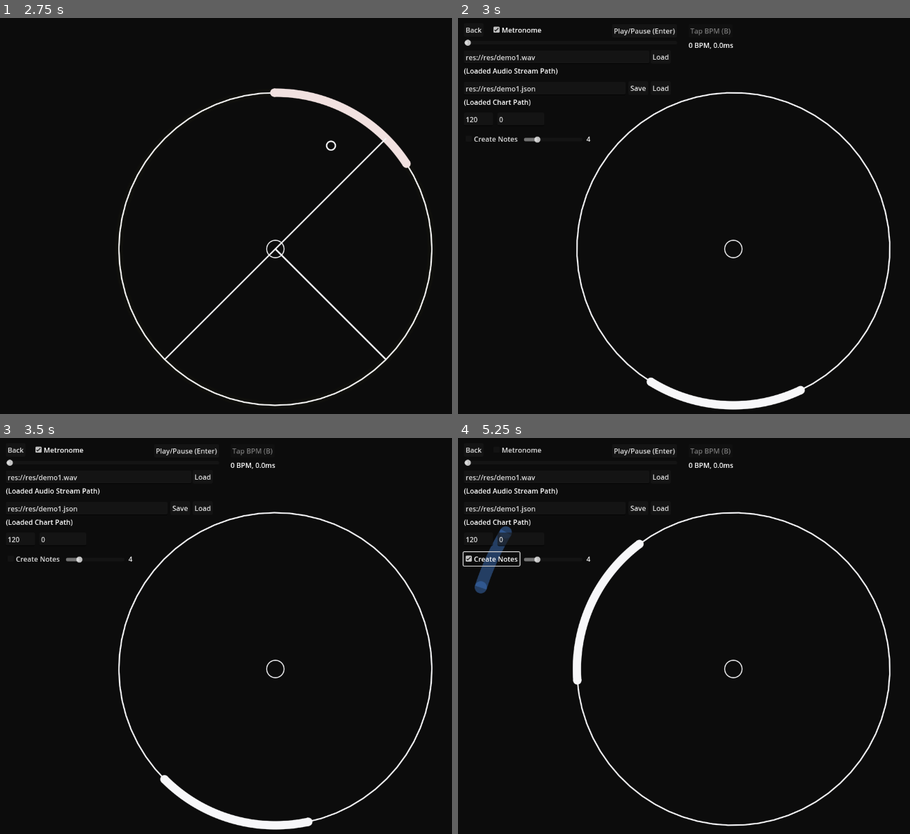
Above: before the commit, frames 1-4 (two rows, left to right).
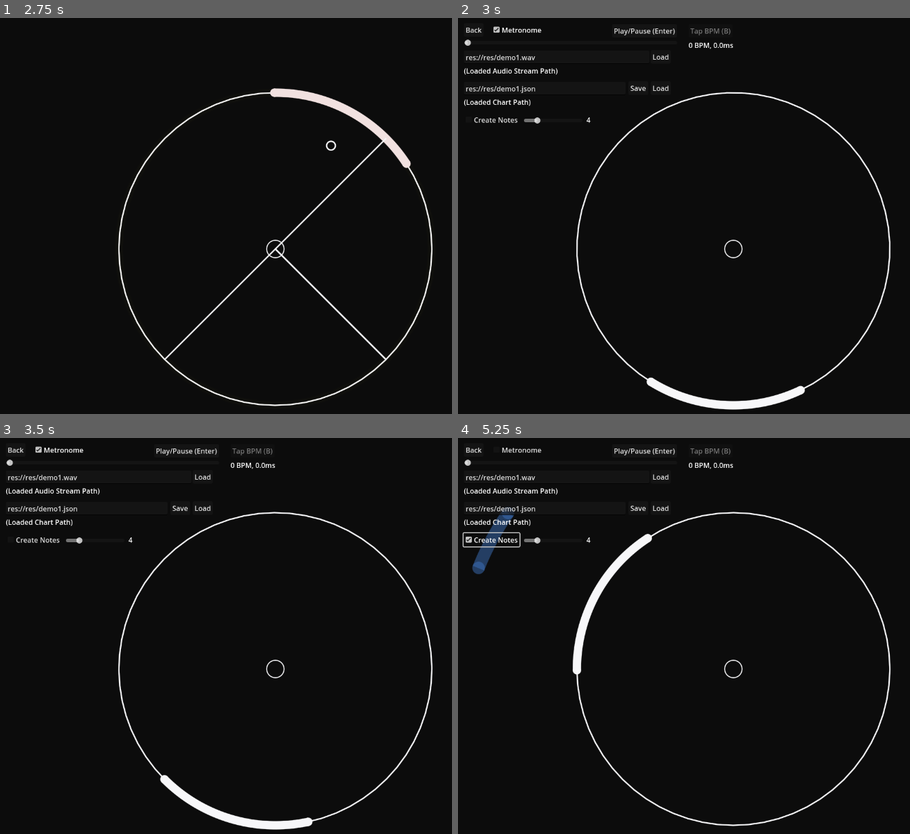
Above: after the commit, the same moments.

Repository: mougeee/marvelous-x
Game: Godot game, scene res://nodes/title_scene.tscn
Same seed, same stepped clock (60 frames per second), same inputs: the game is played once before the commit and once after it. Sound files missing from this copy of the repository are replaced by a short silence.
Inputs (mouse positions are in pixels of both pictures, inside the frame that each line leads up to):
- Up to frame 1 (2.75 s): tap Enter at 0.5 s; move the mouse to (397, 223) at 0.52 s; press the mouse at (397, 223) at 0.53 s; hold D (RightPress) 0.53-1.28 s; move the mouse to (162, 271) at 1.27 s; release the mouse at (162, 271) at 1.28 s; hold S (LeftPress) 1.28-2.03 s; tap A (CriticalPress) at 1.35 s; move the mouse to (329, 144) at 2.02 s; hold D (RightPress) from 2.03 s (still down); tap B (MapTapBPM) at 2.1 s
- Up to frame 2 (3 s): keep holding D (RightPress); move the mouse to (706, 342) at 2.77 s; click (706, 342) at 2.85 s
- Up to frame 3 (3.5 s): keep holding D (RightPress)
- Up to frame 4 (5.25 s): release D (RightPress) at 3.5 s; click "Metronome" at 3.5 s; click "Save" at 4.25 s; click "Create Notes" at 5 s

Frame 1 is identical in both runs. In frame 2, 0.3% of the frame differs, in the area x 1-30%, y 24-32%; in frame 3, 0.3%; in frame 4, 1.5%, in the area x 0-96%, y 17-99%.
Error before the commit: Invalid access of index '-1' on a base object of type: 'Array'. (res://scripts/map_scene.gd:241)
Error after the commit: Invalid access of index '-1' on a base object of type: 'Array'. (res://scripts/map_scene.gd:242)

Commit message:
create save beatmap info feature

Diff:
--- a/nodes/map_scene.tscn
+++ b/nodes/map_scene.tscn
@@ -61,22 +61,6 @@
 
 [node name="Metronome" parent="." instance=ExtResource("4_rn1sg")]
 
-[node name="BPM" type="LineEdit" parent="."]
-offset_left = 20.0
-offset_top = 226.0
-offset_right = 87.0625
-offset_bottom = 257.0
-text = "120"
-placeholder_text = "BPM"
-
-[node name="Offset" type="LineEdit" parent="."]
-offset_left = 97.0
-offset_top = 226.0
-offset_right = 205.0
-offset_bottom = 257.0
-text = "0"
-placeholder_text = "Offset (ms)"
-
 [node name="TapBPMButton" type="Button" parent="."]
 offset_left = 537.0
 offset_top = 22.0
@@ -124,24 +108,24 @@
 
 [node name="CreateNotes" type="CheckBox" parent="."]
 offset_left = 19.0
-offset_top = 271.0
-offset_right = 43.0
-offset_bottom = 295.0
+offset_top = 227.0
+offset_right = 148.0
+offset_bottom = 258.0
 text = "Create Notes"
 
 [node name="CreateNoteCoverage" type="HSlider" parent="."]
 offset_left = 158.0
-offset_top = 280.0
+offset_top = 236.0
 offset_right = 293.0
-offset_bottom = 296.0
+offset_bottom = 252.0
 max_value = 20.0
 value = 4.0
 
 [node name="CreateNoteCoverageLabel" type="Label" parent="."]
 offset_left = 302.0
-offset_top = 275.0
+offset_top = 231.0
 offset_right = 342.0
-offset_bottom = 298.0
+offset_bottom = 254.0
 text = "4"
 
 [node name="SaveChart" type="Button" parent="."]
@@ -156,8 +140,6 @@
 [connection signal="drag_started" from="Timeline" to="." method="_on_timeline_drag_started"]
 [connection signal="pressed" from="LoadAudio" to="." method="_on_load_audio_pressed"]
 [connection signal="pressed" from="PlayPause" to="." method="_on_play_pause_pressed"]
-[connection signal="text_changed" from="BPM" to="." method="_on_bpm_text_changed"]
-[connection signal="text_changed" from="Offset" to="." method="_on_offset_text_changed"]
 [connection signal="pressed" from="TapBPMButton" to="." method="_on_tap_bpm_button_pressed"]
 [connection signal="pressed" from="MetronomeOn" to="." method="_on_metronome_on_pressed"]
 [connection signal="pressed" from="LoadChart" to="." method="_on_load_chart_pressed"]
--- /dev/null
+++ b/res/demo1_o.json
@@ -0,0 +1 @@
+{"bpm":[{"b":120,"t":0},{"b":240,"t":6}],"notes":[{"c":0.5,"k":0,"r":1,"t":2,"y":0},{"c":0.2,"k":0,"r":0.5,"t":3,"y":0},{"k":0,"p":[{"c":0.2,"dt":5.722,"process":6.722,"processed":true,"r":1,"radius":735015.560457836,"t":0,"visible":true,"width":36750.7780228918},{"c":0.2,"dt":5.472,"process":6.472,"processed":true,"r":0,"radius":631620.962590556,"t":0.25,"visible":true,"width":31581.0481295278},{"c":0.2,"dt":5.222,"process":6.222,"processed":true,"r":1.5,"radius":539538.608903276,"t":0.5,"visible":true,"width":26976.9304451638}],"t":4,"y":1},{"c":0.2,"k":1,"r":2,"t":5,"y":0},{"c":3,"r":0,"t":5.5,"y":2},{"c":0.227961371689055,"k":0,"r":-2.06307053565979,"t":5.75,"y":0},{"c":0.227961371689055,"k":1,"r":-1.96767401695251,"t":5.875,"y":0},{"c":0.2,"k":0,"r":-2,"t":6,"y":0},{"c":0.2,"k":1,"r":-1,"t":6.5,"y":0},{"c":0.2,"k":1,"r":-2,"t":7,"y":0},{"c":0.2,"k":0,"r":-3,"t":7.5,"y":0},{"c":0,"k":2,"r":-2,"t":8,"y":0}],"speed":1,"thumbnail":"res://res/thumbnail.svg","version":1}
--- a/scripts/map_scene.gd
+++ b/scripts/map_scene.gd
@@ -38,7 +38,8 @@
 	$Metronome.set_bpm(bpm['b'])
 	var anchor_position = (
 		Time.get_ticks_usec() / 1_000_000.0
-		- $Timeline.value / 1000.0 + int($Offset.text) / 1000.0
+		- $Timeline.value / 1000.0
+		#+ int($Offset.text) / 1000.0
 	)
 	$Metronome.set_anchor_position(anchor_position)
 	bpm_processed_index.append(index)
@@ -241,19 +242,9 @@
 	process_bpm_index(bpm_processed_index[bpm_processed_index.size() - 1])
 
 
-func _on_bpm_text_changed(new_text: String) -> void:
-	$Metronome.set_bpm(float(new_text))
-	$Centering/NoteFrame.metronome.set_bpm(float(new_text))
-
 
 func _on_audio_stream_player_finished() -> void:
 	_on_play_pause_pressed()
-
-
-func _on_offset_text_changed(new_text: String) -> void:
-	$Metronome.set_anchor_position(Time.get_ticks_usec() / 1_000_000.0 - $Timeline.value / 1000.0 + int(new_text) / 1000.0)
-	$Centering/NoteFrame.metronome.set_anchor_position(
-		Time.get_ticks_usec() / 1_000_000.0 - $Timeline.value / 1000.0 + int(new_text) / 1000.0 - 1.0 / chart['speed'] + offset)
 
 
 func load_chart(info_path: String):
@@ -276,4 +267,7 @@
 
 
 func _on_save_chart_pressed() -> void:
-	print(notes)
+	chart['notes'] = notes
+	var file = FileAccess.open($ChartSourcePath.text, FileAccess.WRITE)
+	file.store_string(JSON.stringify(chart))
+	file.close()
